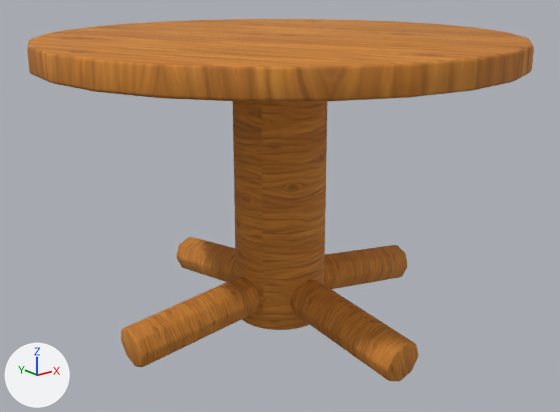
Renders of the Blender file assets-source/blender/pedestal-dining-table.blend from each side of a commit.
The view is the same before and after, from a camera (50 mm lens) standing at (-1.222, -1.528, 0.93) and looking at (-0.011, -0.014, 0.324). The axes (+X, +Y, +Z) are drawn at lower left. The lights are the same throughout. The picture after the commit comes second.

Objects in the first picture: 'foot', 'foot.001', 'foot.002', 'foot.003', 'pedestal', 'round_top'.
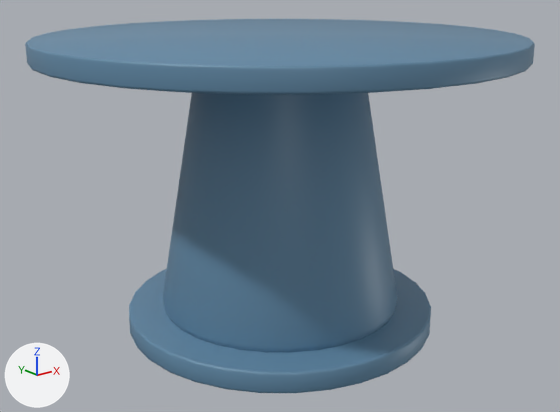
What changed in the scene script:
```text
Change mat_wood_honey_textured:
    remove mat_wood_honey_textured.texture = img_handpainted_honey_oak_png
    add mat_wood_honey_textured.base_color = (0.12, 0.25, 0.38)  # blue #6189a6
    mat_wood_honey_textured.roughness: 0.82 -> 0.47
Add mat_variant_surface:
    mat_variant_surface = principled_material('variant-surface')
    mat_variant_surface.base_color = (0.12, 0.25, 0.38)  # blue #6189a6
    mat_variant_surface.roughness = 0.47
Change me_cone_451:
    used by ob_round_top; location = (0.0, 0.0, 0.0)
    remove me_cone_451.from_pydata(...)  # 144 vertices, 122 faces; spans x -0.6..0.6, y -0.6..0.6, z 0.696..0.76
    remove me_cone_451.materials.append(mat_wood_honey_textured)  # picture img_handpainted_honey_oak_png
    add me_cone_451.from_pydata(...)  # 192 vertices, 162 faces; spans x -0.6..0.6, y -0.6..0.6, z 0.71..0.76
    me_cone_451 part 1: 144 vertices removed from x -0.6..0.6, y -0.6..0.6, z 0.696..0.76; 192 vertices added at x -0.6..0.6, y -0.6..0.6, z 0.71..0.76
    add me_cone_451.materials.append(mat_variant_surface)  # blue #6189a6
Add me_cone_170:
    me_cone_170.from_pydata(...)  # 192 vertices, 162 faces; spans x -0.317..0.317, y -0.317..0.317, z 0.033..0.7
    me_cone_170.polygons.foreach_set('use_smooth', [True] * 162)
    me_cone_170.materials.append(mat_wood_honey_textured)  # blue #6189a6
Add me_cone_169:
    me_cone_169.from_pydata(...)  # 192 vertices, 162 faces; spans x -0.408..0.408, y -0.408..0.408, z 0.0..0.055
    me_cone_169.polygons.foreach_set('use_smooth', [True] * 162)
    me_cone_169.materials.append(mat_wood_honey_textured)  # blue #6189a6
Remove ob_pedestal:
    ob_pedestal = bpy.data.objects.new('pedestal', me_cone_452)
    ob_pedestal.location = (0.0, 0.0, 0.0)
Remove ob_foot:
    ob_foot = bpy.data.objects.new('foot', me_cone_453)
    ob_foot.location = (0.0, 0.0, 0.0)
Remove ob_foot_001:
    ob_foot_001 = bpy.data.objects.new('foot.001', me_cone_454)
    ob_foot_001.location = (0.0, 0.0, 0.0)
Remove ob_foot_002:
    ob_foot_002 = bpy.data.objects.new('foot.002', me_cone_455)
    ob_foot_002.location = (0.0, 0.0, 0.0)
Remove ob_foot_003:
    ob_foot_003 = bpy.data.objects.new('foot.003', me_cone_456)
    ob_foot_003.location = (0.0, 0.0, 0.0)
Add ob_sculpted_center_pedestal:
    ob_sculpted_center_pedestal = bpy.data.objects.new('sculpted_center_pedestal', me_cone_170)
    ob_sculpted_center_pedestal.location = (0.0, 0.0, 0.0)
Add ob_weighted_elliptic_foot:
    ob_weighted_elliptic_foot = bpy.data.objects.new('weighted_elliptic_foot', me_cone_169)
    ob_weighted_elliptic_foot.location = (0.0, 0.0, 0.0)
```

Boxes [x1, y1, x2, y2] around the edits, measured in the pictures (560 x 412 px):
'sculpted_center_pedestal', added (blue)
    after: [163, 93, 397, 353]
'round_top', surface changed, reshaped, recoloured (orange to blue, 8% shorter)
    before: [27, 19, 534, 102]
    after: [25, 19, 535, 95]
'pedestal', deleted (brown)
    before: [233, 101, 327, 330]
'weighted_elliptic_foot', added (blue)
    after: [129, 269, 431, 393]
'foot.002', deleted (brown)
    before: [121, 277, 261, 367]
'foot.003', deleted (brown)
    before: [290, 280, 418, 381]
'foot', deleted (brown)
    before: [324, 245, 407, 289]
'foot.001', deleted (brown)
    before: [176, 237, 236, 282]
